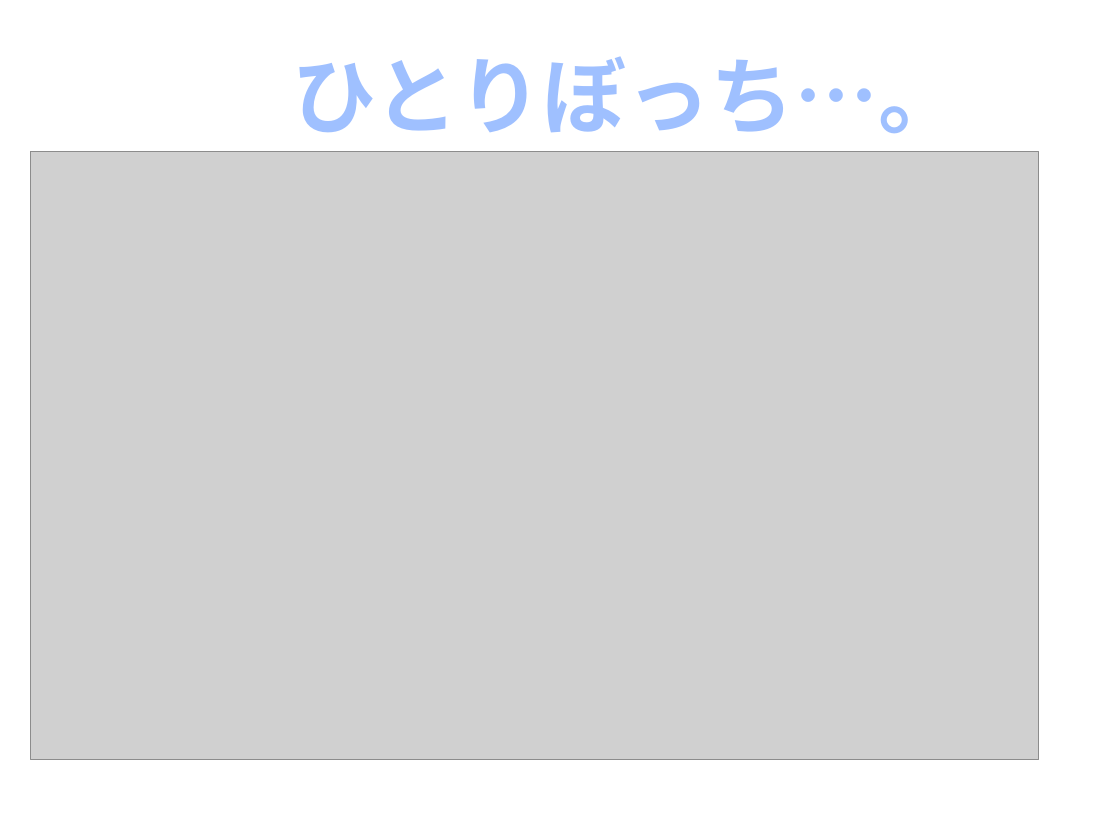
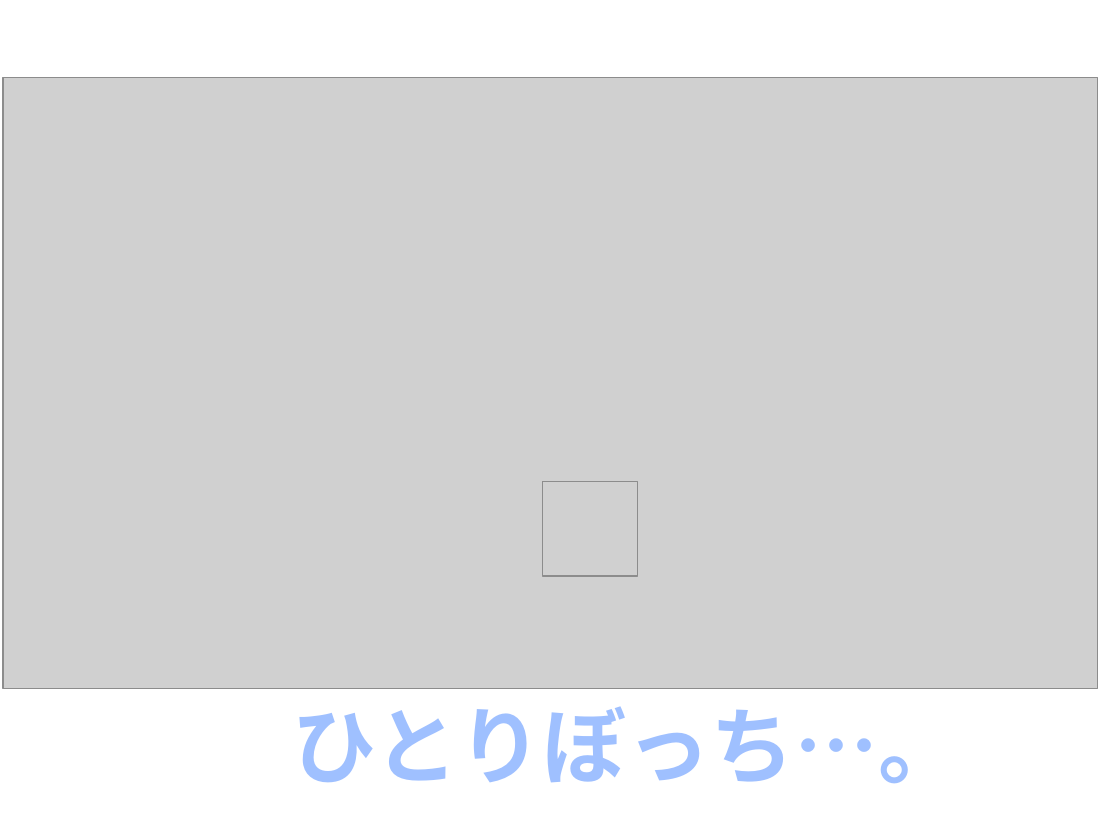
Before and after one commit to TakahiroYamamoto/NME, a slide deck: slide 4 of hakkason.pptx (slide 5 before the commit). Drawn at 1120x840 pixels with LibreOffice and Linux fonts; fonts in the diff are those of the drawing; grey boxes stand for pictures. Boxes give left, top, right and bottom in pixels: in the first picture for what was removed or moved away, otherwise in the second. Text is boxed around its words. In the diff, an @@ line names an element or a change of style, - is before the commit and + after.

```diff
--- a/hakkason.pptx
+++ b/hakkason.pptx
@@ picture: place and size @@
-picture at (31, 151, 1039, 759)
+picture at (3, 77, 1099, 688)
@@ picture added at (543, 482, 637, 576) @@
@@ text "ひとりぼっち…。": place and size @@
-text "ひとりぼっち…。" at (293, 56, 962, 133)
+text "ひとりぼっち…。" at (293, 706, 962, 783)
```
Also in this commit, not shown: 1 other slide changed, 1 slide added, 1 slide removed.
